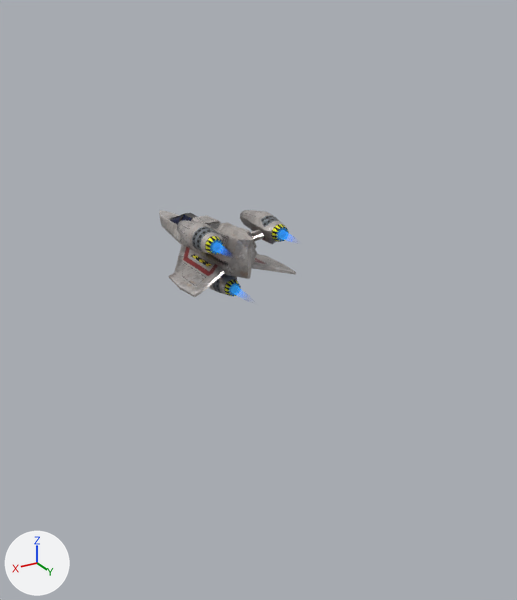
An edit to the glTF model gfx/ship3d/Shark/shark.gltf, drawn before and after from the same camera.
One viewpoint serves both versions: a camera (50 mm lens) standing at (12.0, 23.2, 8.9) and looking at (-2.5, -1.0, -3.2). Arrows for +X, +Y and +Z are at lower left; the lights stay in place. Where no turn or scale is listed for an object, it has been applied to the vertices.

In view in the first picture: 'base_glow'.
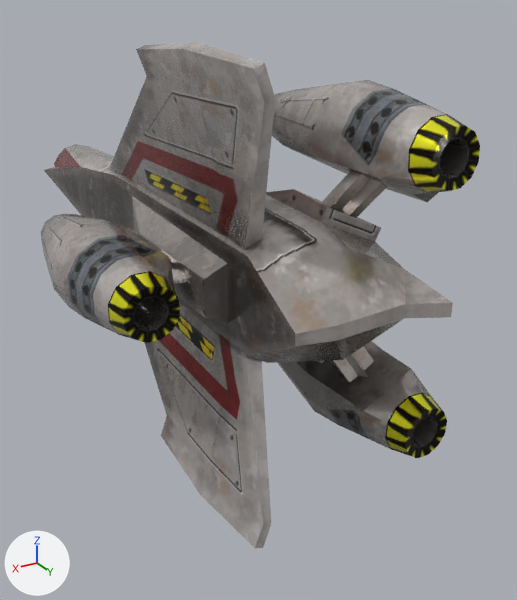
What differs and where, as boxes (x1, y1, x2, y2) in the pictures (517 x 600 px):
'base_glow', reshaped (219% wider, 476% taller): before (159, 210, 296, 297); after (41, 42, 480, 548)

The change, as a diff of the scene's bpy script:
```diff
--- a/gfx/ship3d/Shark/shark.gltf.py
+++ b/gfx/ship3d/Shark/shark.gltf.py
@@ mat_base @@
+mat_base = principled_material('base')
+mat_base.texture = img_shark
+mat_base.metallic = 0.7
+mat_base.roughness = 0.2
@@ me_base_1 @@
+me_base_1.from_pydata(...)  # 700 vertices, 1192 faces; spans x -4.8..6.4, y -18.2..9.1, z -7.6..7.6
+me_base_1.materials.append(mat_base)  # picture img_shark
@@ ob_base_glow @@
-ob_base_glow = bpy.data.objects.new('base_glow', me_base_003)
+ob_base_glow = bpy.data.objects.new('base_glow', me_base_1)
 ob_base_glow.location = (0.0, 0.0, 0.0)
```
